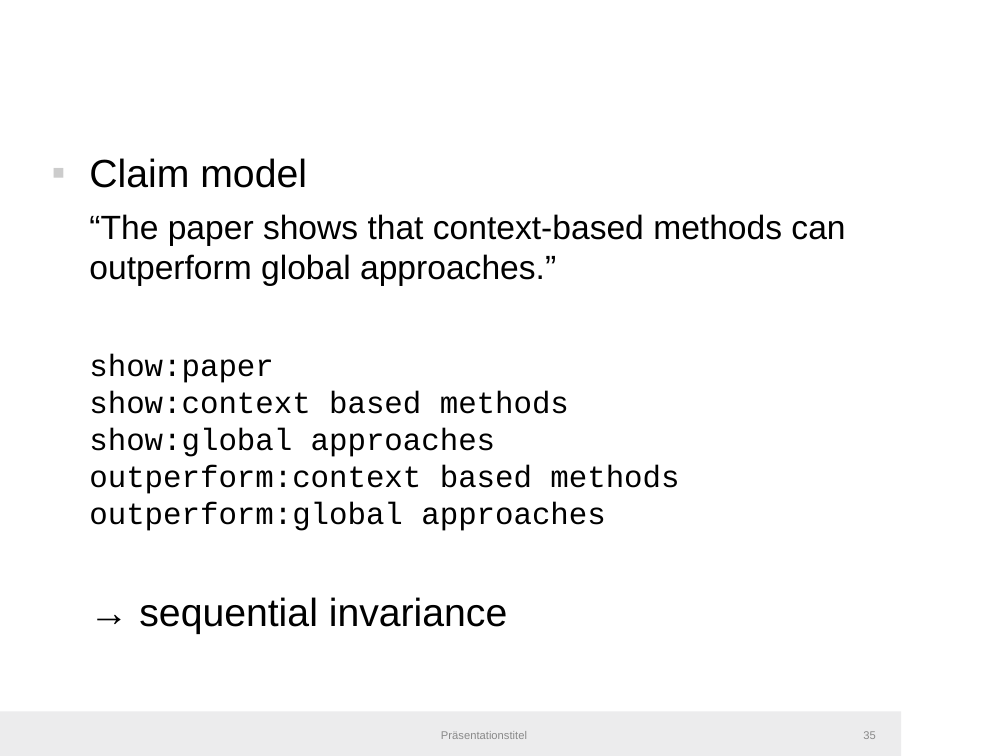
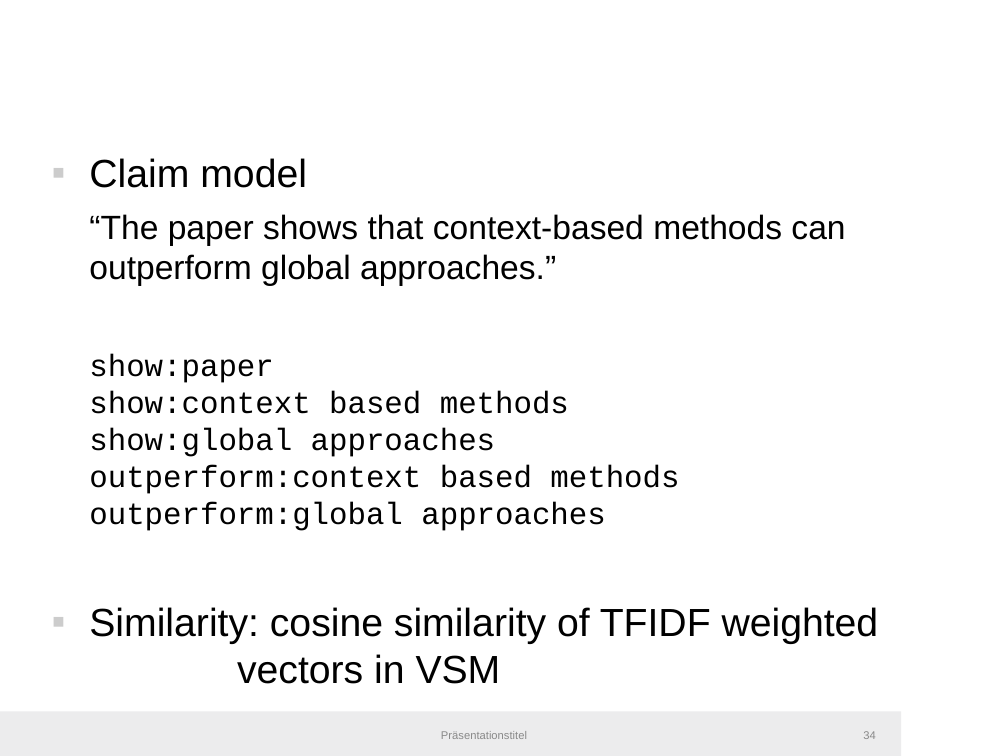
Before and after one commit to IllDepence/master_thesis, a slide deck: slide 34 of pres/pres.odp (slide 35 before the commit). Drawn at 1008x756 pixels with LibreOffice and Linux fonts; fonts in the diff are those of the drawing; background and template pictures are left out. Boxes give left, top, right and bottom in pixels: in the first picture for what was removed or moved away, otherwise in the second. Text is boxed around its words. In the diff, an @@ line names an element or a change of style, - is before the commit and + after.

```diff
--- a/pres/pres.odp
+++ b/pres/pres.odp
@@ text at [89,607,879,684]: text changed @@
-→ sequential invariance
+▪ Similarity: cosine similarity of TFIDF weighted
+  vectors in VSM
@@ page number at [863,731,875,739]: text changed @@
-35
+34
```
Also in this commit, not shown: 8 other slides changed, 2 slides added, 2 other files.
